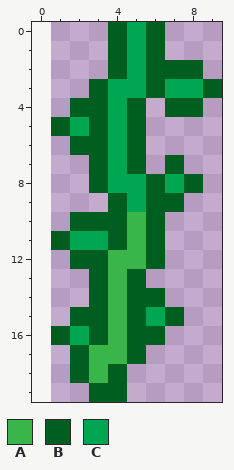
Two versions of one pixel-art sprite, deco2800.arcade.junglejump/src/main/resources/world3/vine_short.png. That is the earlier state.
The file is 9x20 pixels. The old version is drawn lined up with the new one, on the new canvas.
Palette (. is transparent): A #39b54a  B #005e20  C #00a651
Pixels before, first column x 1:
 0 ...BCB...
 1 ...BCB...
 2 ...BCBBB.
 3 ..BCCBCCB
 4 .BBCB.BB.
 5 BCBCB....
 6 .BBCB....
 7 ..BCB.B..
 8 ..BCCBCB.
 9 ...BCBB..
10 .BBBAB...
11 BCCBAB...
12 .BBAAB...
13 ..BAB....
14 ..BABB...
15 .BBABCB..
16 BCBABB...
17 .BAAB....
18 .BAB.....
19 ..BB.....
And afterwards:
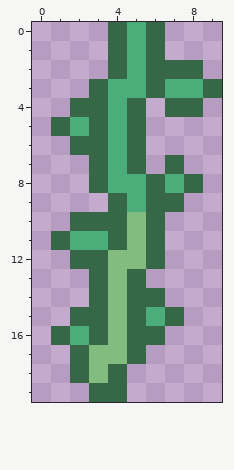
Change:
canvas 9x20 -> 10x20, the old top-left corner now at 1,0
Colour A changes from #39b54a to #82bc7f.
Colour B changes from #005e20 to #366746.
Colour C changes from #00a651 to #4bad79.
Pixel boxes of the changes (left, top, right, bottom) in both pictures:
changed: (51, 22, 222, 402)
